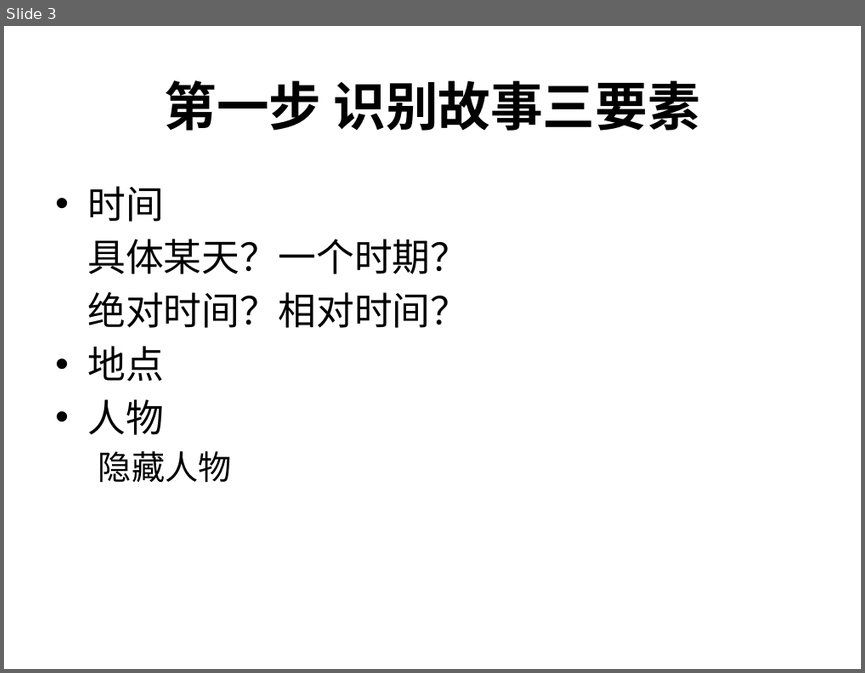
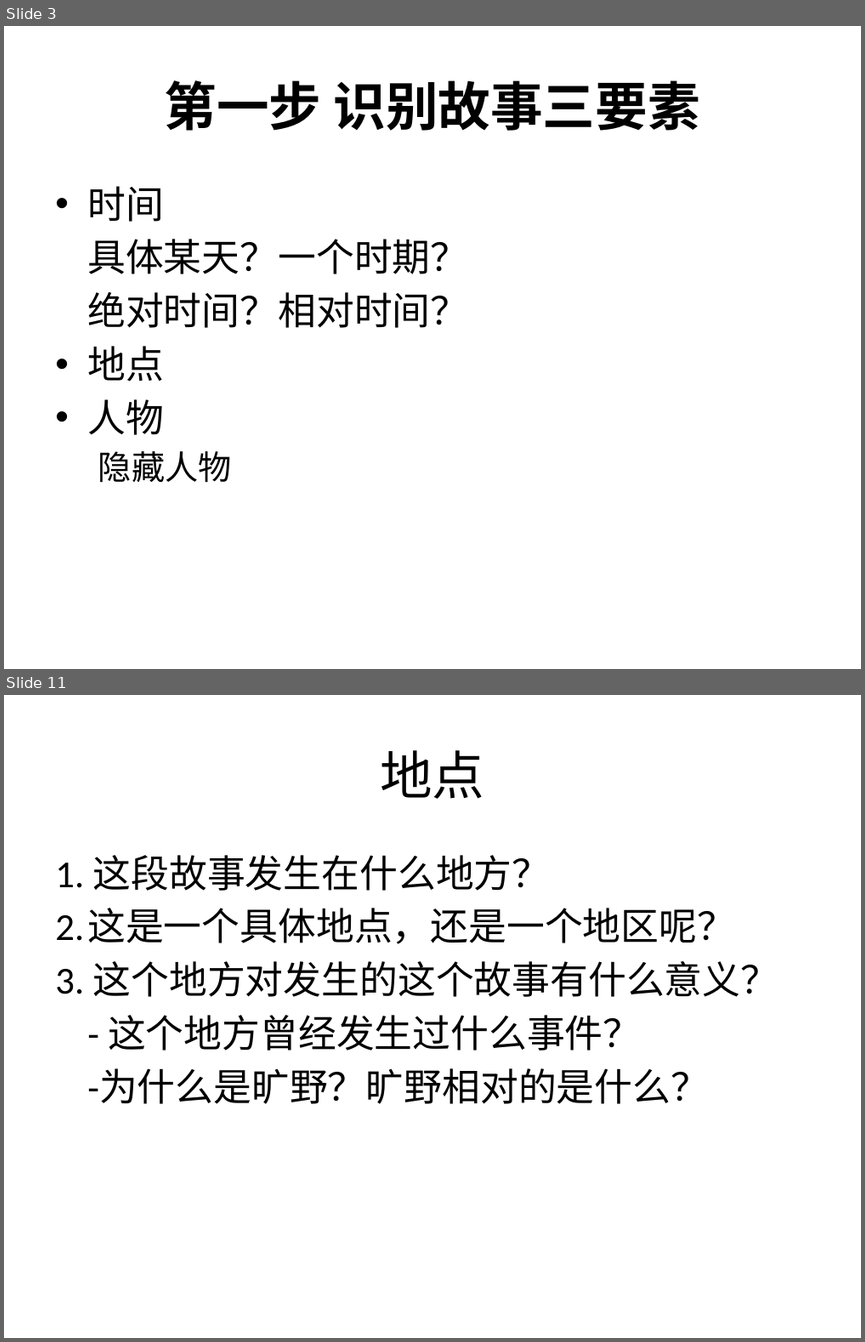
Before and after one commit to zy-hz/my-bible, a slide deck: 课程设计/马可福音查经/PPT/01.pptx. Shown one above the other, each under a label of ours: slide 3 before the commit, slides 3 and 11 after it; the slides between them are not shown. The pictures are 865x673 and 865x1342 pixels, drawn with LibreOffice and Linux fonts; fonts in the diff are those of the drawing. Boxes give left, top, right and bottom in pixels: in the first picture for what was removed or moved away, otherwise in the second. Text is boxed around its words. In the diff, an @@ line names an element or a change of style, - is before the commit and + after.

```diff
--- a/课程设计/马可福音查经/PPT/01.pptx
+++ b/课程设计/马可福音查经/PPT/01.pptx
@@ slide 11 added at (4, 695, 861, 1338), background #FFFFFF @@
@@ title added at (380, 750, 484, 799), 44 pt, text #000000 @@
+地点
@@ text added at (55, 855, 779, 1104), 32 pt, text #000000 @@
+1. 这段故事发生在什么地方？
+2. 这是一个具体地点，还是一个地区呢？
+3. 这个地方对发生的这个故事有什么意义？
+- 这个地方曾经发生过什么事件？
+-为什么是旷野？旷野相对的是什么？
```
Also in this commit, not shown: 12 other slides added, 1 slide removed.
